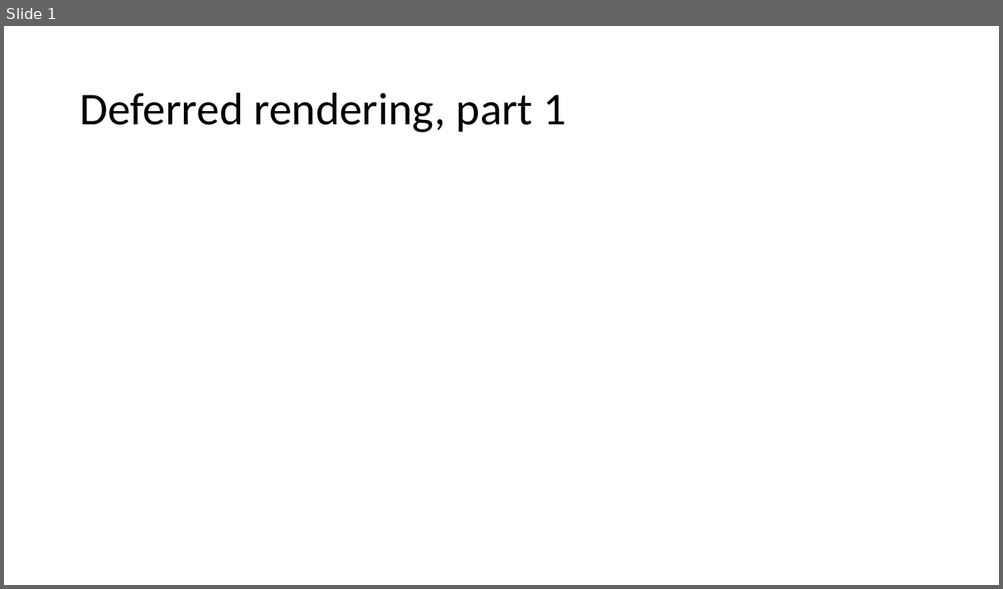
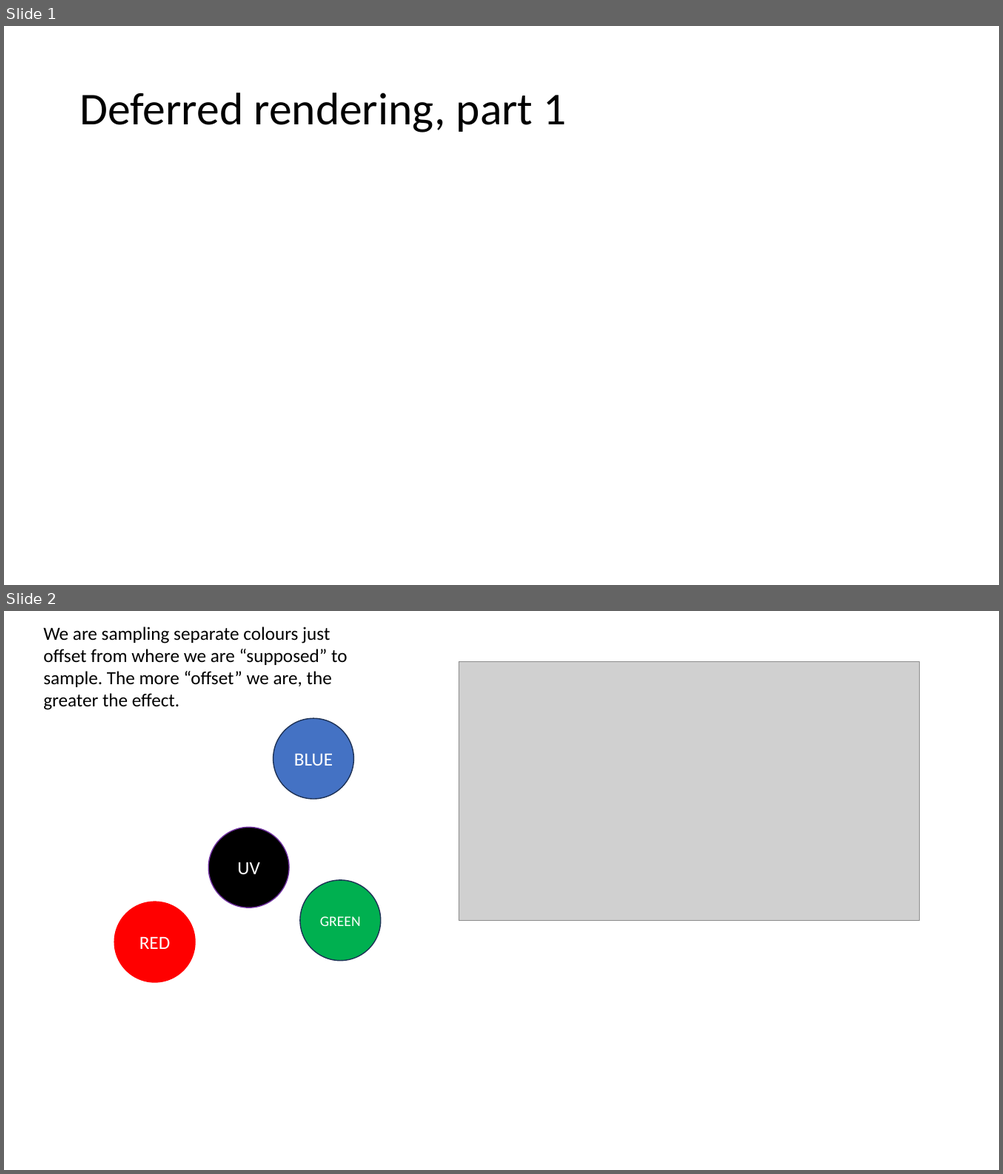
Before and after one commit to FeeneyCodes/GDP202324, a slide deck: 6020_Graph_2/D2D/Week_05 (2nd pass)/2nd pass effects.pptx. Shown one above the other, each under a label of ours: slide 1 before the commit, slides 1 and 2 after it. The pictures are 1003x589 and 1003x1174 pixels, drawn with LibreOffice and Linux fonts; fonts in the diff are those of the drawing; grey boxes stand for pictures. Boxes give left, top, right and bottom in pixels: in the first picture for what was removed or moved away, otherwise in the second. Text is boxed around its words. In the diff, an @@ line names an element or a change of style, - is before the commit and + after.

Commit message:
2nd pass effects

```diff
--- a/6020_Graph_2/D2D/Week_05 (2nd pass)/2nd pass effects.pptx
+++ b/6020_Graph_2/D2D/Week_05 (2nd pass)/2nd pass effects.pptx
@@ slide 2 added at [4,611,999,1170], background #FFFFFF @@
@@ text added at [43,627,347,710], 18 pt, text #000000 @@
+We are sampling separate colours just offset from where we are “supposed” to sample. The more “offset” we are, the greater the effect.
@@ picture added at [458,662,919,920] @@
@@ ellipse added at [273,718,354,799], fill #4472C4, outline #1E3256 1 pt, 18 pt, text #FFFFFF @@
+BLUE
@@ ellipse added at [208,827,289,908], fill #000000, outline #7030A0 1 pt, 18 pt, text #FFFFFF @@
+UV
@@ ellipse added at [300,880,381,961], fill #00B050, outline #1E3256 1 pt, 14 pt, text #FFFFFF @@
+GREEN
@@ ellipse added at [114,902,195,982], fill #FF0000, outline #FF0000 1 pt, 18 pt, text #FFFFFF @@
+RED
```
Also in this commit, not shown: 4 other slides added, 3 slides removed, 4 other files.
